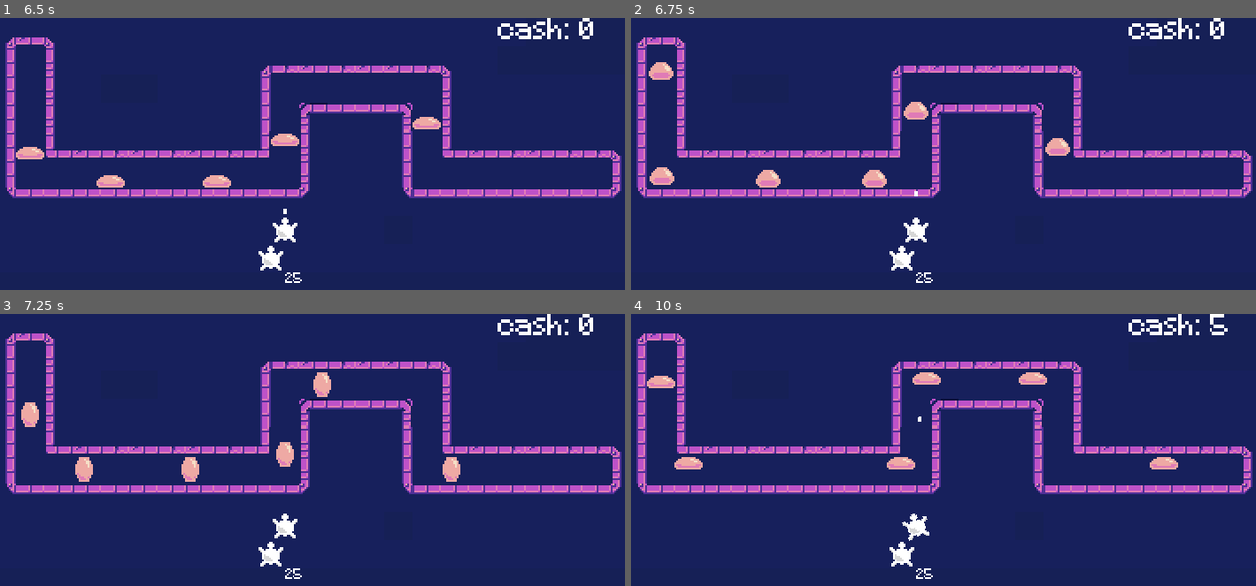
Above: before the commit, frames 1-4 (two rows, left to right).
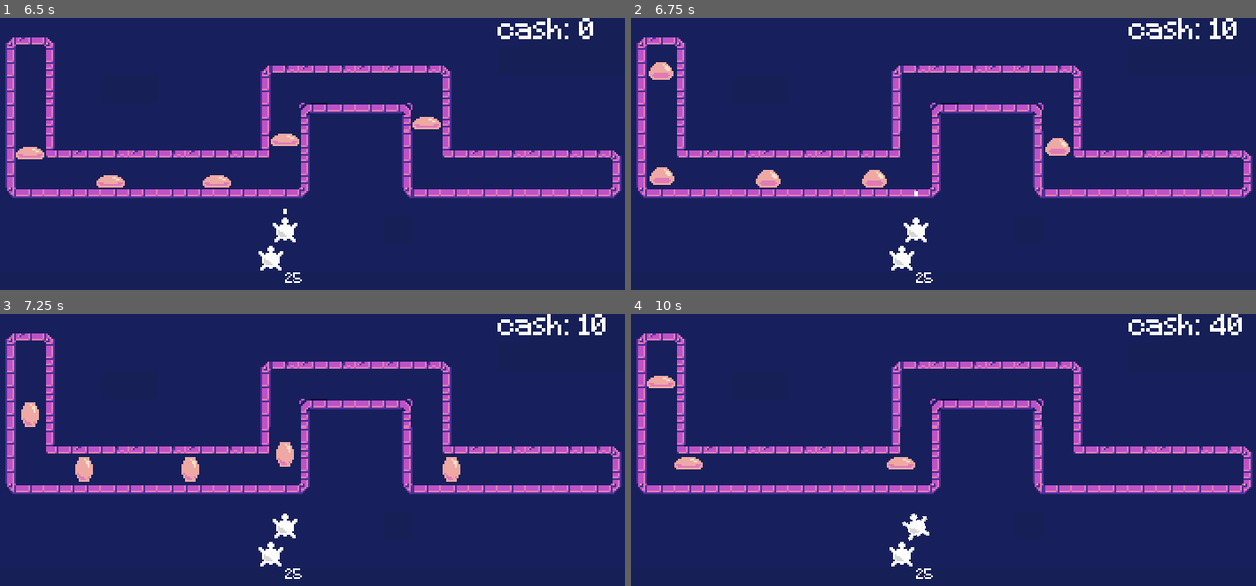
Above: after the commit, the same moments.

Repository: Dawson-Treese/Tower-Defense-Tutorial
Game: Godot game, scene res://Scenes/Menu.tscn
The game is run twice, just before and just after one commit, with the same random seed, the same clock (stepped at 60 frames per second) and the same inputs.
Inputs (mouse positions are in pixels of both pictures, inside the frame that each line leads up to):
- Up to frame 1 (6.5 s): click "Play" at 0.5 s; click "25" at 1.25 s; click "25" at 2 s; click "25" at 2.75 s; move the mouse to (443, 162) at 3.52 s; click (443, 162) at 3.6 s; move the mouse to (181, 192) at 4.27 s; click (181, 192) at 4.35 s; move the mouse to (368, 107) at 5.02 s; click (368, 107) at 5.1 s; move the mouse to (275, 241) at 5.77 s; click (275, 241) at 5.85 s
- Up to frame 2 (6.75 s): move the mouse to (1131, 224) at 6.52 s; click (1131, 224) at 6.6 s
- Up to frame 3 (7.25 s): no input
- Up to frame 4 (10 s): move the mouse to (743, 425) at 7.27 s; click (743, 425) at 7.35 s; move the mouse to (968, 471) at 8.02 s; click (968, 471) at 8.1 s; move the mouse to (843, 392) at 8.77 s; click (843, 392) at 8.85 s; move the mouse to (1074, 458) at 9.52 s; click (1074, 458) at 9.6 s

Frame 1 is identical in both runs. In frame 2, 0.4% of the frame differs, in the area x 43-97%, y 0-38%; in frame 3, 0.4%; in frame 4, 0.8%, in the area x 45-98%, y 0-58%.

Commit message:
Font UI Update

Diff:
--- a/Assets/Enemy/Enemy.gd
+++ b/Assets/Enemy/Enemy.gd
@@ -2,7 +2,7 @@
 
 
 var speed = 60
-var hp = 10
+var hp = 5
 
 
 
--- a/Assets/UI/CashLabel/CashLabel.tscn
+++ b/Assets/UI/CashLabel/CashLabel.tscn
@@ -1,6 +1,6 @@
 [gd_scene load_steps=3 format=2]
 
-[ext_resource path="res://Minecraft.ttf" type="DynamicFontData" id=1]
+[ext_resource path="res://Fonts/Minecraft.ttf" type="DynamicFontData" id=1]
 
 [sub_resource type="DynamicFont" id=1]
 font_data = ExtResource( 1 )
--- a/Assets/UI/UI.tscn
+++ b/Assets/UI/UI.tscn
@@ -1,7 +1,7 @@
 [gd_scene load_steps=4 format=2]
 
 [ext_resource path="res://Sprites/turtle.png" type="Texture" id=1]
-[ext_resource path="res://Minecraft.ttf" type="DynamicFontData" id=2]
+[ext_resource path="res://Fonts/Minecraft.ttf" type="DynamicFontData" id=2]
 
 [sub_resource type="DynamicFont" id=1]
 size = 8
--- a/Scenes/Level.tscn
+++ b/Scenes/Level.tscn
@@ -6,7 +6,7 @@
 [ext_resource path="res://Assets/Tower/Tower.tscn" type="PackedScene" id=4]
 [ext_resource path="res://Sprites/turtle.png" type="Texture" id=5]
 [ext_resource path="res://Assets/UI/CashLabel/CashLabel.tscn" type="PackedScene" id=6]
-[ext_resource path="res://Minecraft.ttf" type="DynamicFontData" id=7]
+[ext_resource path="res://Fonts/Minecraft.ttf" type="DynamicFontData" id=7]
 
 [sub_resource type="Curve2D" id=1]
 _data = {
--- a/Scenes/Menu.tscn
+++ b/Scenes/Menu.tscn
@@ -1,7 +1,7 @@
 [gd_scene load_steps=4 format=2]
 
 [ext_resource path="res://Scenes/Menu.gd" type="Script" id=1]
-[ext_resource path="res://Minecraft.ttf" type="DynamicFontData" id=7]
+[ext_resource path="res://Fonts/Minecraft.ttf" type="DynamicFontData" id=7]
 
 [sub_resource type="DynamicFont" id=1]
 font_data = ExtResource( 7 )
Renamed: Minecraft.ttf -> Fonts/Minecraft.ttf
